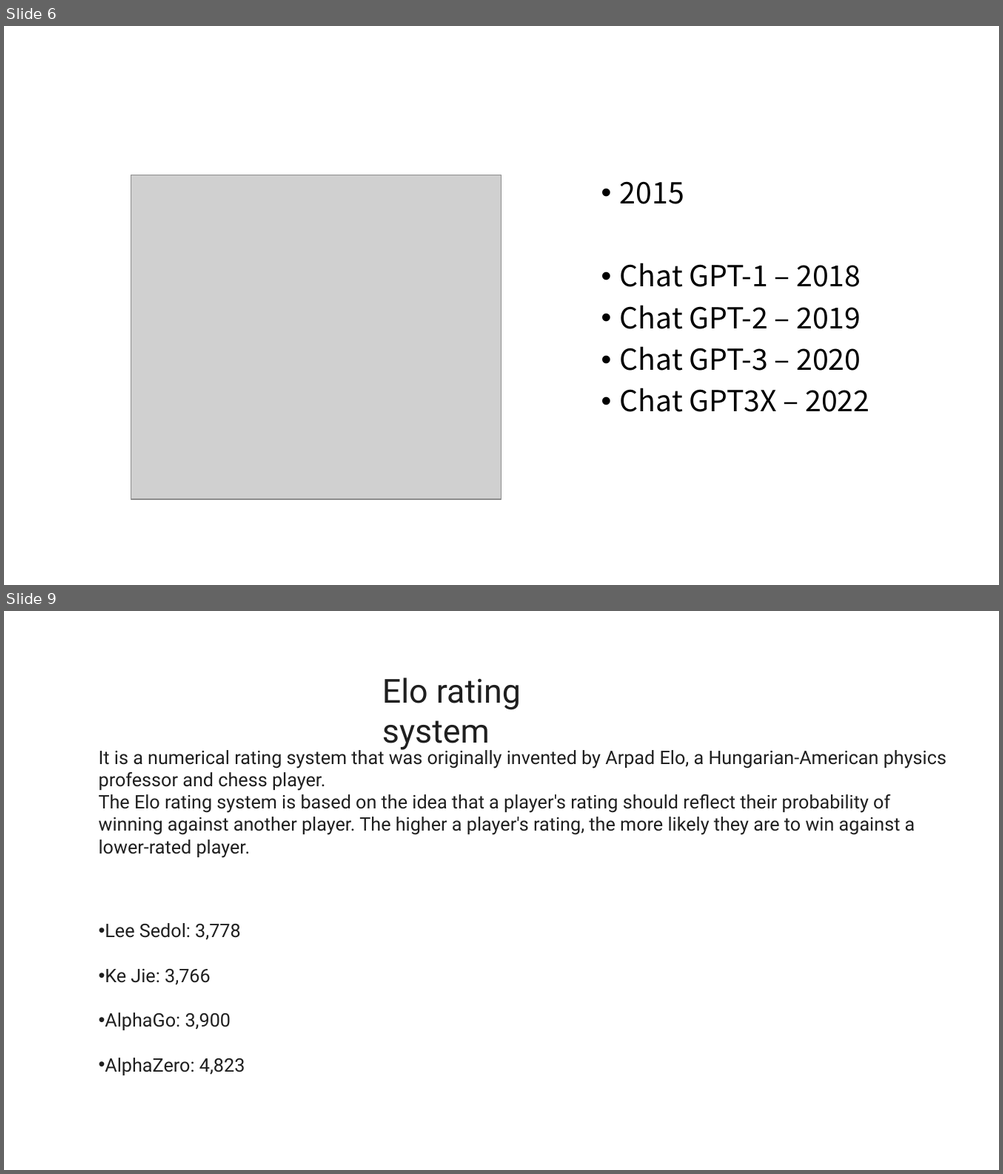
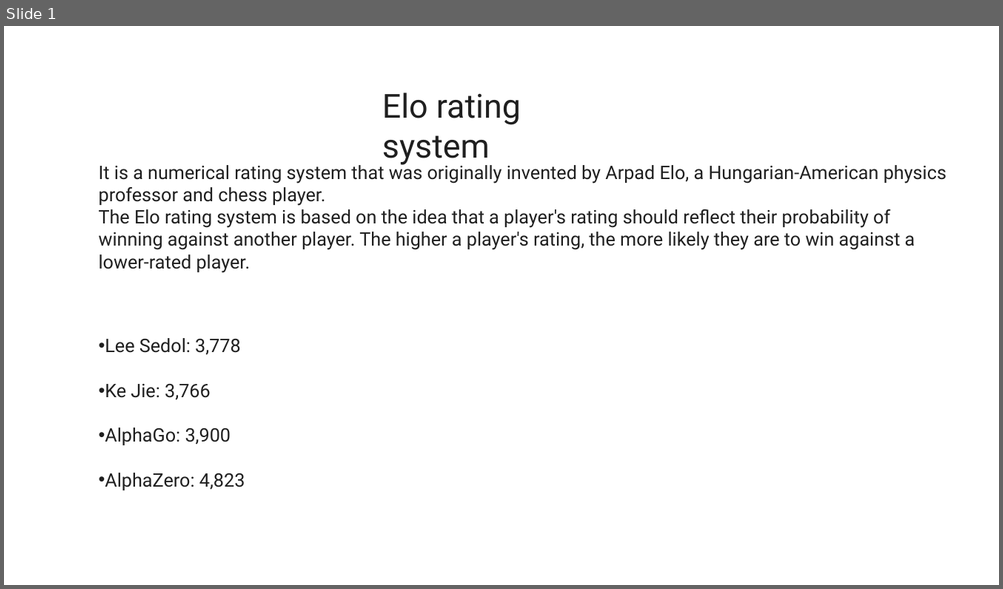
Before and after one commit to MigoJJ/AI_2023.07, a slide deck: AI_07_2023.08.08 - reference.pptx. Shown one above the other, each under a label of ours: slides 6 and 9 before the commit, slide 1 after it; the slides between them are not shown. The pictures are 1003x1174 and 1003x589 pixels, drawn with LibreOffice and Linux fonts; fonts in the diff are those of the drawing; grey boxes stand for pictures. Boxes give left, top, right and bottom in pixels: in the first picture for what was removed or moved away, otherwise in the second. Text is boxed around its words. In the diff, an @@ line names an element or a change of style, - is before the commit and + after.

```diff
--- a/AI_07_2023.08.08 - reference.pptx
+++ b/AI_07_2023.08.08 - reference.pptx
@@ slide 6 removed at bbox=[4, 26, 999, 585], background #FFFFFF @@
@@ picture removed at bbox=[131, 175, 501, 500] @@
@@ text removed at bbox=[620, 181, 869, 412] @@
-• 2015
-• Chat GPT-1 – 2018
-• Chat GPT-2 – 2019
-• Chat GPT-3 – 2020
-• Chat GPT3X – 2022
@@ what was slide 9 is now slide 1 @@
```
Also in this commit, not shown: 7 other slides removed, 7 other files.
